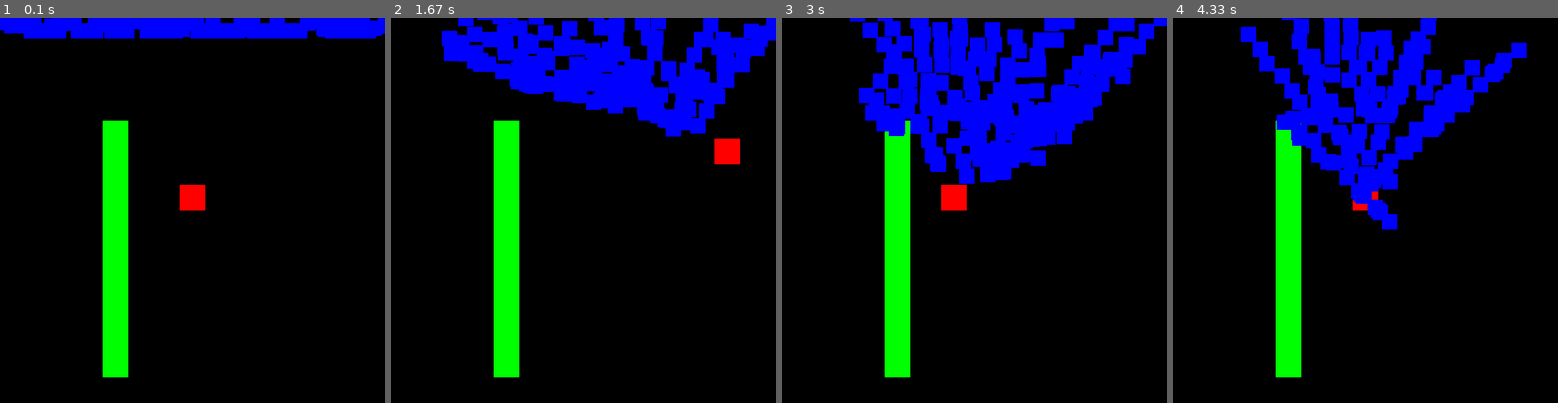
Above: before the commit, frames 1-4 (left to right).
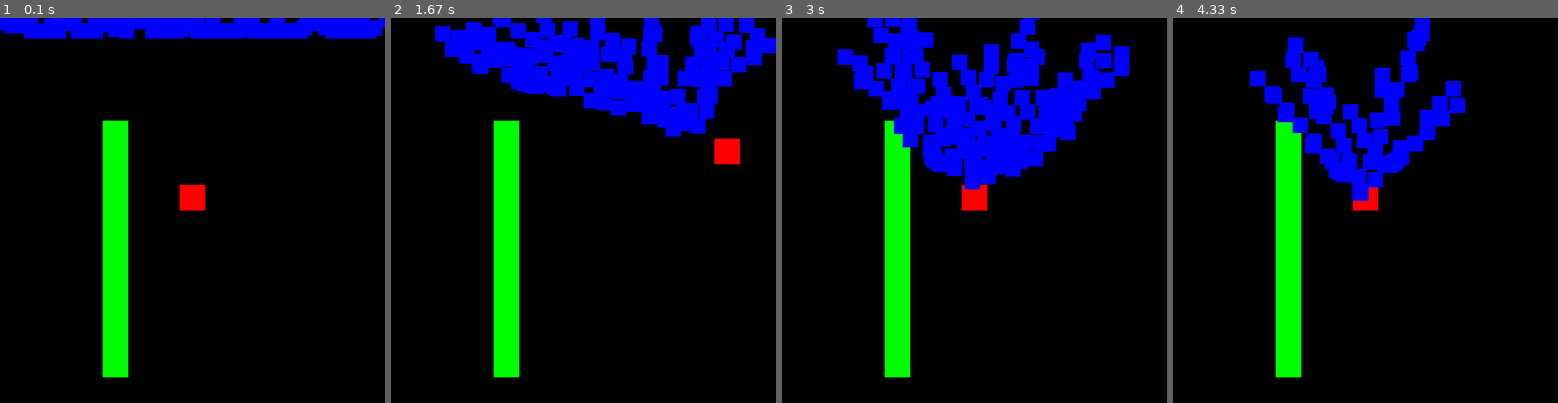
Above: after the commit, the same moments.

Repository: PouchyCorp/Pygame-TD
Game: pygame game, started from main.py
The game is run twice, just before and just after one commit, with the same random seed, the same clock (stepped at 60 frames per second) and the same inputs.
Inputs:
- Up to frame 1 (0.1 s): no input
- Up to frame 2 (1.67 s): hold Right 0.33-0.8 s; hold Up 0.83-1.13 s; hold Right 1.17-1.63 s
- Up to frame 3 (3 s): hold Left 1.67-2.2 s; hold Down 2.23-2.53 s; hold Left 2.57-2.97 s
- Up to frame 4 (4.33 s): hold Down from 4.07 s (still down)

The runs differ from the first frame. In frame 1, 0.1% of the frame differs, in the area x 0-100%, y 0-6%; in frame 2, 4.8%; in frame 3, 10%, in the area x 14-100%, y 0-50%; in frame 4, 9.5%.

Commit message:
Changé le nombre d'ennemis
mis a 300

Diff:
--- a/main.py
+++ b/main.py
@@ -11,7 +11,7 @@
 PLAYER_HEIGHT = 50
 PLAYER_VEL = 5
 
-enemyNumber = 500
+enemyNumber = 300
 enemyWidth = 30
 enemyHeight = 30
 
